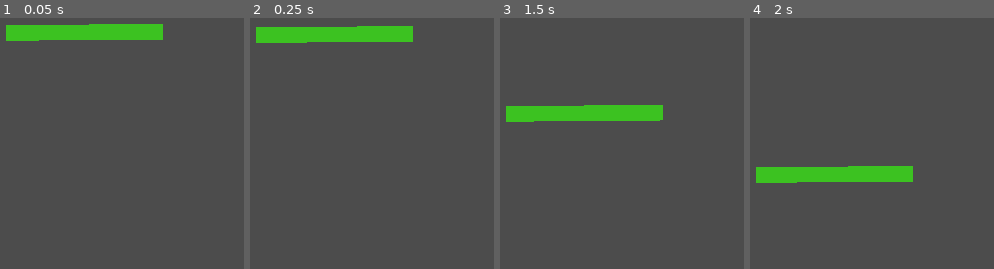
Above: before the commit, frames 1-4 (left to right).
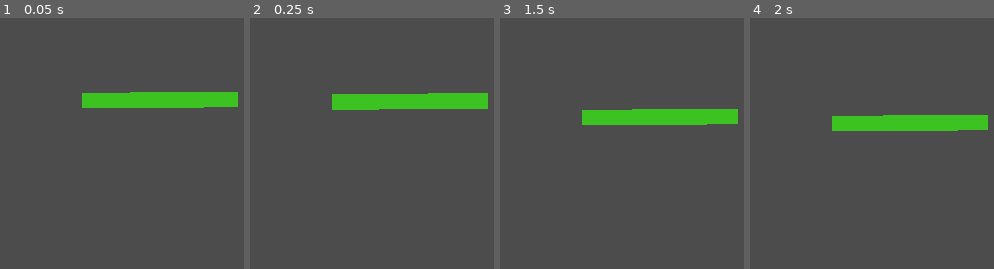
Above: after the commit, the same moments.

Repository: taylorhansen/snek-game
Game: Godot game, scene res://world/World.tscn
The game is run twice, just before and just after one commit, with the same random seed, the same clock (stepped at 60 frames per second) and the same inputs.
Inputs:
- Up to frame 1 (0.05 s): no input
- Up to frame 2 (0.25 s): no input
- Up to frame 3 (1.5 s): hold Right (head_right) 0.53-1.28 s; hold Up (head_grip) 0.53-1.28 s; hold Left (head_left) from 1.28 s (still down); tap W (tail_grip) at 1.35 s
- Up to frame 4 (2 s): keep holding Left (head_left)

The runs differ from the first frame. In frame 1, 8.0% of the frame differs, in the area x 2-98%, y 2-36%; in frame 2, 8.0%, in the area x 2-98%, y 3-37%; in frame 3, 5.0%; in frame 4, 8.0%.

Commit message:
Add camera follow

Diff:
--- a/snake/Snake.tscn
+++ b/snake/Snake.tscn
@@ -14,6 +14,16 @@
 
 [node name="SnakeSegment3" parent="." instance=ExtResource( 2 )]
 position = Vector2( 0, -79 )
+
+[node name="Camera2D" type="Camera2D" parent="SnakeSegment3"]
+current = true
+smoothing_enabled = true
+drag_margin_left = 0.5
+drag_margin_top = 0.5
+drag_margin_right = 0.5
+drag_margin_bottom = 0.5
+editor_draw_limits = true
+editor_draw_drag_margin = true
 
 [node name="SnakeSegment4" parent="." instance=ExtResource( 2 )]
 position = Vector2( 0, -119 )
